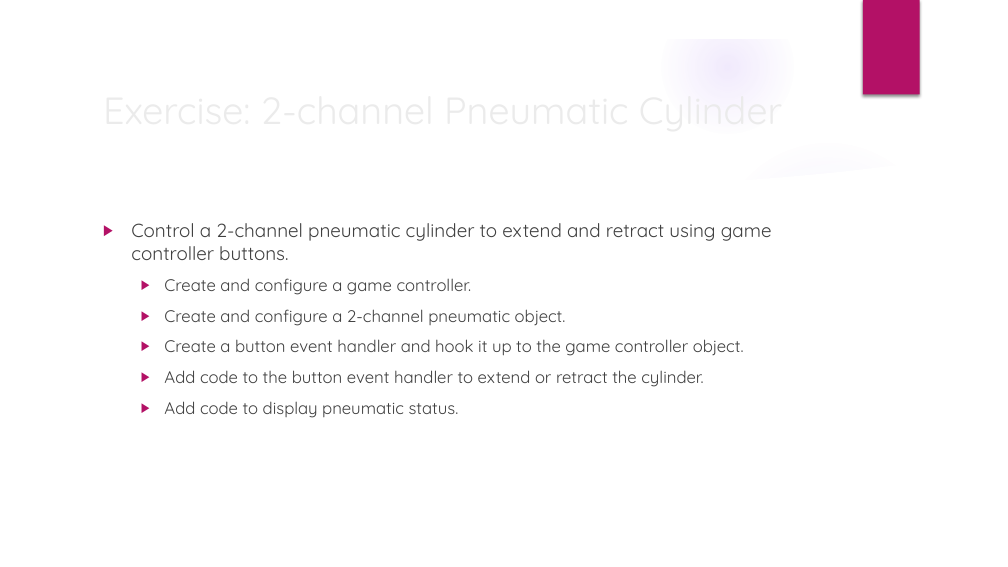
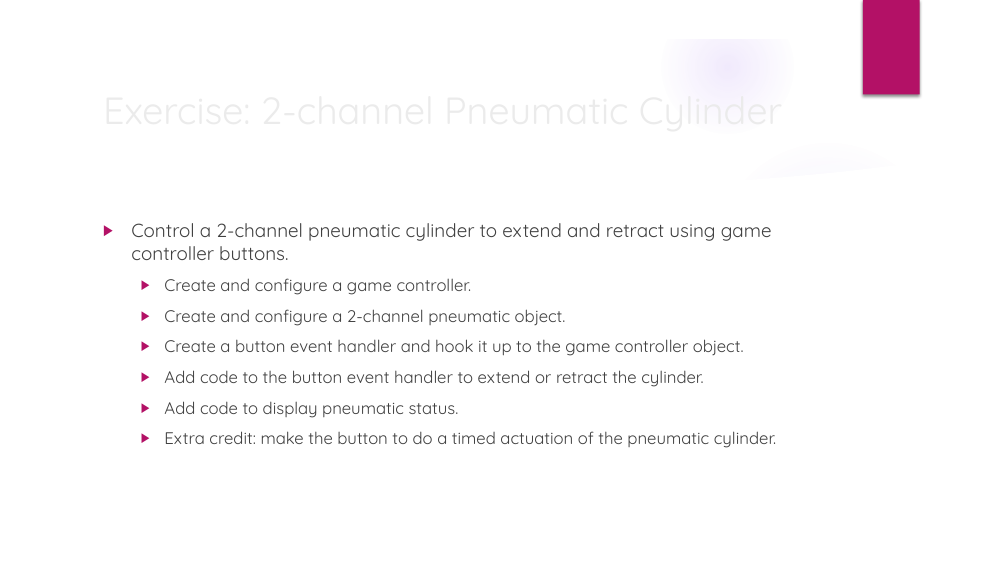
Before and after one commit to trc492/FrcProgrammingClass, a slide deck: slide 9 of Lesson4/AdvancedRoboticsLesson4.pptx (slide 7 before the commit). Drawn at 1008x567 pixels with LibreOffice and Linux fonts; fonts in the diff are those of the drawing; background and template pictures are left out. Boxes give left, top, right and bottom in pixels: in the first picture for what was removed or moved away, otherwise in the second. Text is boxed around its words. In the diff, an @@ line names an element or a change of style, - is before the commit and + after.

```diff
--- a/Lesson4/AdvancedRoboticsLesson4.pptx
+++ b/Lesson4/AdvancedRoboticsLesson4.pptx
@@ text at (x1=164, y1=431, x2=776, y2=448): paragraph added @@
+  ▶ Extra credit: make the button to do a timed actuation of the pneumatic cylinder.
```
Also in this commit, not shown: 5 other slides changed, 1 slide added, 1 slide removed, 3 other files.
